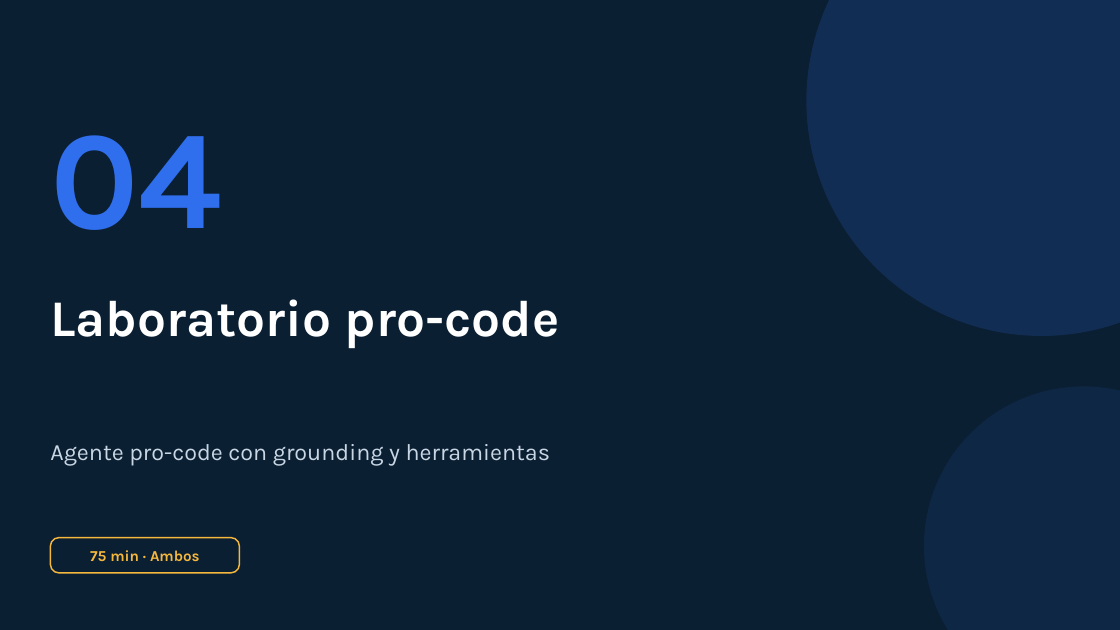
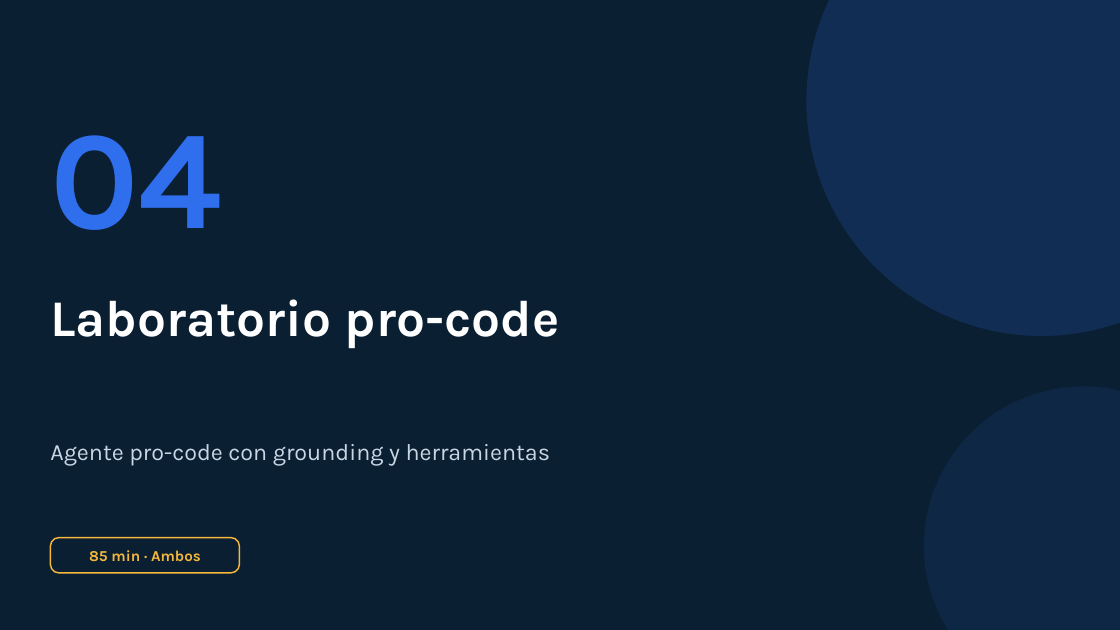
Before and after one commit to valegrajales/bci_workshop, a slide deck: slide 27 of presentaciones/BCI_Foundry_Dia2_L200_Agentes_RAG.pptx. Drawn at 1120x630 pixels with LibreOffice and Linux fonts; fonts in the diff are those of the drawing. Boxes give left, top, right and bottom in pixels: in the first picture for what was removed or moved away, otherwise in the second. Text is boxed around its words. In the diff, an @@ line names an element or a change of style, - is before the commit and + after.

```diff
--- a/presentaciones/BCI_Foundry_Dia2_L200_Agentes_RAG.pptx
+++ b/presentaciones/BCI_Foundry_Dia2_L200_Agentes_RAG.pptx
@@ text at <box>89,550,201,561</box>: text changed @@
-75 min · Ambos
+85 min · Ambos
```
Also in this commit, not shown: 7 other slides changed, 9 other files.
